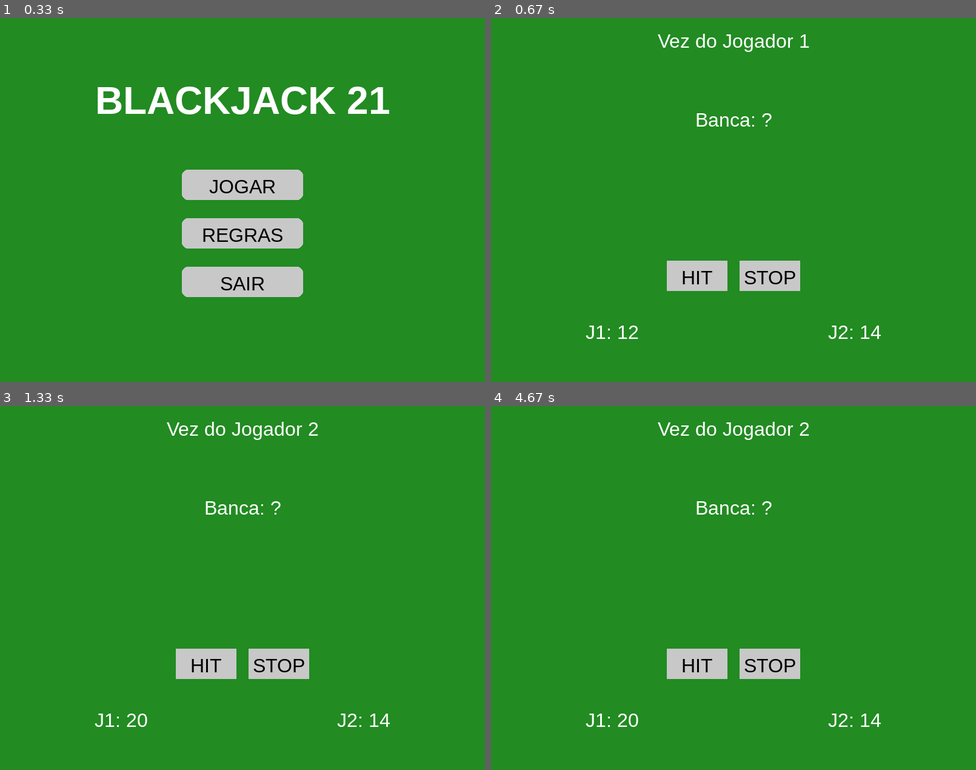
Above: before the commit, frames 1-4 (two rows, left to right).
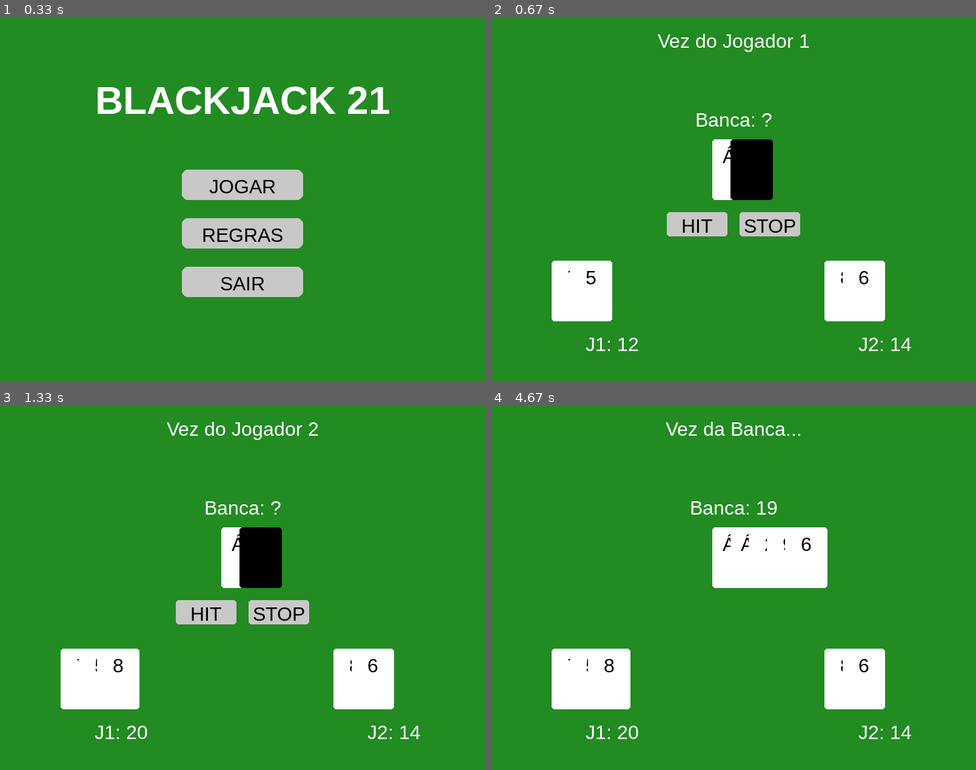
Above: after the commit, the same moments.

Repository: lukacb/Pygame---Blackjack
Game: pygame game, started from main.py
Same seed, same stepped clock (60 frames per second), same inputs: the game is played once before the commit and once after it.
Inputs (mouse positions are in pixels of both pictures, inside the frame that each line leads up to):
- Up to frame 1 (0.33 s): no input
- Up to frame 2 (0.67 s): click "JOGAR" at 0.38 s
- Up to frame 3 (1.33 s): click "HIT" at 0.72 s; click "STOP" at 1.05 s
- Up to frame 4 (4.67 s): click (791, 620) at 1.38 s

Frame 1 is identical in both runs. In frame 2, 10% of the frame differs, in the area x 12-87%, y 33-92%; in frame 3, 11%; in frame 4, 12%, in the area x 12-87%, y 4-92%.

Commit message:
Tentativa de adicionar as cartas e colocando o resultado

Diff:
--- a/main.py
+++ b/main.py
@@ -129,12 +129,11 @@
 def jogar():
     baralho = criar_baralho()
 
-    # Mãos iniciais (cada um começa com 2 cartas)
     mao_j1 = [baralho.pop(), baralho.pop()]
     mao_j2 = [baralho.pop(), baralho.pop()]
     mao_banca = [baralho.pop(), baralho.pop()]
 
-    turno = 0  # 0: J1, 1: J2, 2: Banca
+    turno = 0
     mensagens = ["Vez do Jogador 1", "Vez do Jogador 2", "Vez da Banca..."]
     jogo_finalizado = False
 
@@ -142,81 +141,89 @@
     while rodando:
         tela.fill(VERDE_MESA)
 
-        # --- DESENHAR INFORMAÇÕES NA TELA ---
+        # --- DESENHAR CARTAS
+        # Desenha cartas do J1
+        for i, carta in enumerate(mao_j1):
+            rect = pygame.Rect(100 + i*30, 400, 70, 100)
+            pygame.draw.rect(tela, BRANCO, rect, border_radius=5)
+            desenhar_texto(f"{carta.valor_nome}", fonte_menu, PRETO, rect.centerx, rect.y + 10)
+
+        # Desenha cartas do J2
+        for i, carta in enumerate(mao_j2):
+            rect = pygame.Rect(550 + i*30, 400, 70, 100)
+            pygame.draw.rect(tela, BRANCO, rect, border_radius=5)
+            desenhar_texto(f"{carta.valor_nome}", fonte_menu, PRETO, rect.centerx, rect.y + 10)
+
+        # Desenha cartas da Banca
+        for i, carta in enumerate(mao_banca):
+            rect = pygame.Rect(LARGURA//2 - 35 + i*30, 200, 70, 100)
+            # Esconde a segunda carta da banca se não for o turno dela
+            if i == 1 and turno < 2:
+                pygame.draw.rect(tela, PRETO, rect, border_radius=5)
+            else:
+                pygame.draw.rect(tela, BRANCO, rect, border_radius=5)
+                desenhar_texto(f"{carta.valor_nome}", fonte_menu, PRETO, rect.centerx, rect.y + 10)
+
+        # --- TEXTOS E PONTOS ---
         desenhar_texto(mensagens[turno], fonte_menu, BRANCO, LARGURA // 2, 20)
-
-        # Mostrar pontos (Apenas para o que já jogou ou está jogando)
         ponto_j1 = calcular_pontuacao(mao_j1)
         ponto_j2 = calcular_pontuacao(mao_j2)
         ponto_banca = calcular_pontuacao(mao_banca)
 
-        desenhar_texto(f"J1: {ponto_j1}", fonte_menu, BRANCO, 200, 500)
-        desenhar_texto(f"J2: {ponto_j2}", fonte_menu, BRANCO, 600, 500)
-
-        # Se for o turno da banca, mostramos os pontos dela, senão escondemos
+        desenhar_texto(f"J1: {ponto_j1}", fonte_menu, BRANCO, 200, 520)
+        desenhar_texto(f"J2: {ponto_j2}", fonte_menu, BRANCO, 650, 520)
         txt_banca = f"Banca: {ponto_banca}" if turno == 2 else "Banca: ?"
         desenhar_texto(txt_banca, fonte_menu, BRANCO, LARGURA // 2, 150)
 
         # --- BOTÕES ---
-        btn_hit = pygame.Rect(LARGURA // 2 - 110, 400, 100, 50)
-        btn_stand = pygame.Rect(LARGURA // 2 + 10, 400, 100, 50)
-
-        if turno < 2: # Só mostra botões se for vez de humanos
-            pygame.draw.rect(tela, CINZA, btn_hit)
-            pygame.draw.rect(tela, CINZA, btn_stand)
-            desenhar_texto("HIT", fonte_menu, PRETO, btn_hit.centerx, btn_hit.y + 10)
-            desenhar_texto("STOP", fonte_menu, PRETO, btn_stand.centerx, btn_stand.y + 10)
-
-        # --- LÓGICA DE EVENTOS ---
+        btn_hit = pygame.Rect(LARGURA // 2 - 110, 320, 100, 40)
+        btn_stand = pygame.Rect(LARGURA // 2 + 10, 320, 100, 40)
+
+        if turno < 2:
+            pygame.draw.rect(tela, CINZA, btn_hit, border_radius=5)
+            pygame.draw.rect(tela, CINZA, btn_stand, border_radius=5)
+            desenhar_texto("HIT", fonte_menu, PRETO, btn_hit.centerx, btn_hit.y + 5)
+            desenhar_texto("STOP", fonte_menu, PRETO, btn_stand.centerx, btn_stand.y + 5)
+
+        # --- EVENTOS ---
         for evento in pygame.event.get():
             if evento.type == pygame.QUIT:
-                pygame.quit()
-                sys.exit()
-
+                pygame.quit(); sys.exit()
             if evento.type == pygame.MOUSEBUTTONDOWN and turno < 2:
-                mouse_pos = evento.pos
-
-                # Ação PEDIR (HIT)
-                if btn_hit.collidepoint(mouse_pos):
+                if btn_hit.collidepoint(evento.pos):
                     if turno == 0:
                         mao_j1.append(baralho.pop())
                         if calcular_pontuacao(mao_j1) > 21: turno = 1
                     elif turno == 1:
                         mao_j2.append(baralho.pop())
                         if calcular_pontuacao(mao_j2) > 21: turno = 2
-
-                # Ação PARAR (STAND)
-                if btn_stand.collidepoint(mouse_pos):
+                if btn_stand.collidepoint(evento.pos):
                     turno += 1
 
         # --- LÓGICA DA BANCA ---
         if turno == 2 and not jogo_finalizado:
+            pygame.display.update() # Atualiza para mostrar os pontos da banca
+            pygame.time.delay(1000)
             if calcular_pontuacao(mao_banca) < 17:
-                pygame.time.delay(500) # Pequeno delay para a banca não ser instantânea
                 mao_banca.append(baralho.pop())
             else:
-                # A banca parou, agora calculamos os vencedores
                 res = conferir_resultados(ponto_j1, ponto_j2, ponto_banca)
                 jogo_finalizado = True
 
+        # --- FINALIZAÇÃO ---
         if jogo_finalizado:
-            # Escurece um pouco a tela para o texto aparecer melhor
             overlay = pygame.Surface((LARGURA, ALTURA))
-            overlay.set_alpha(180)
-            overlay.fill((0, 0, 0))
+            overlay.set_alpha(180); overlay.fill((0, 0, 0))
             tela.blit(overlay, (0,0))
-
-            # Exibe os resultados na tela
             desenhar_texto("RESULTADOS", fonte_titulo, BRANCO, LARGURA // 2, 150)
             desenhar_texto(res["j1"], fonte_menu, BRANCO, LARGURA // 2, 250)
             desenhar_texto(res["j2"], fonte_menu, BRANCO, LARGURA // 2, 300)
             desenhar_texto(f"Banca fez: {ponto_banca}", fonte_menu, CINZA, LARGURA // 2, 380)
-
-            desenhar_texto("Voltando ao menu em 5 segundos...", fonte_menu, VERDE_BOTAO, LARGURA // 2, 500)
-
             pygame.display.update()
-            pygame.time.delay(5000)
+            pygame.time.delay(4000)
             return "MENU"
+
+        pygame.display.update()
 
 estado = "MENU"
 while True:
